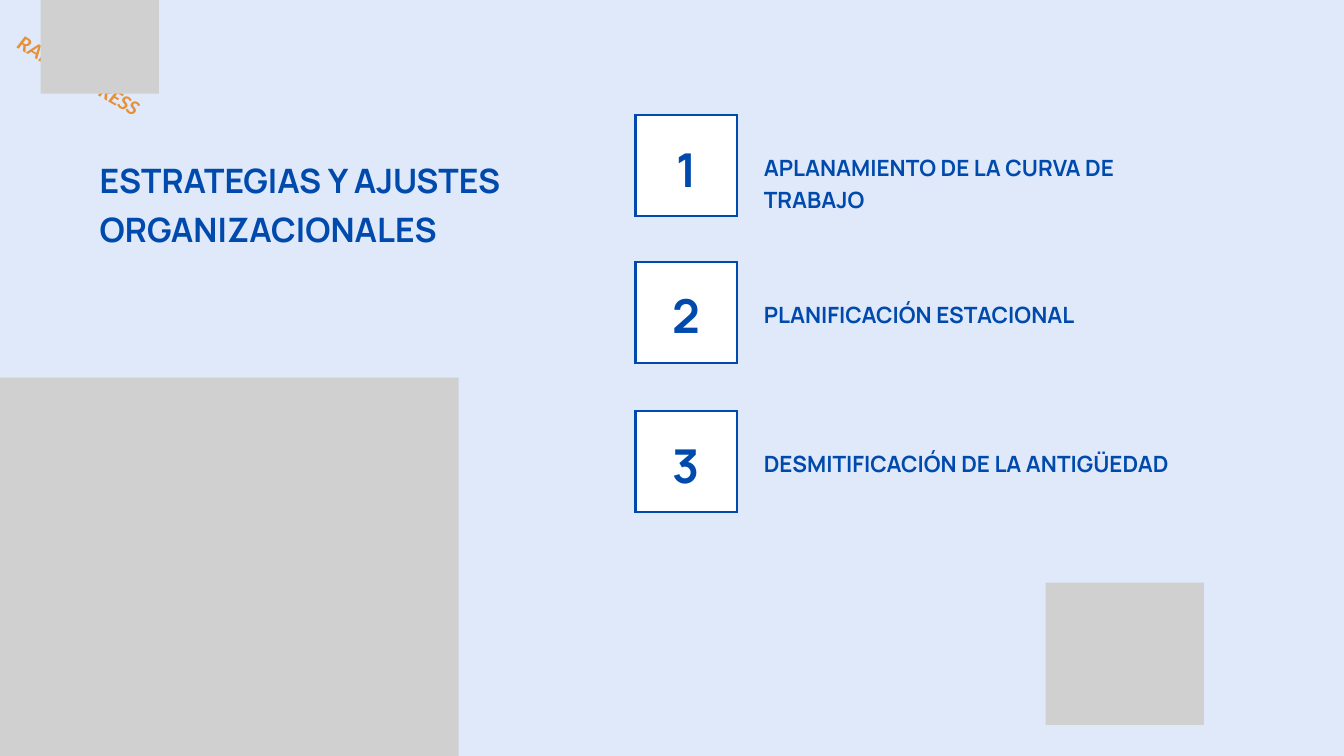
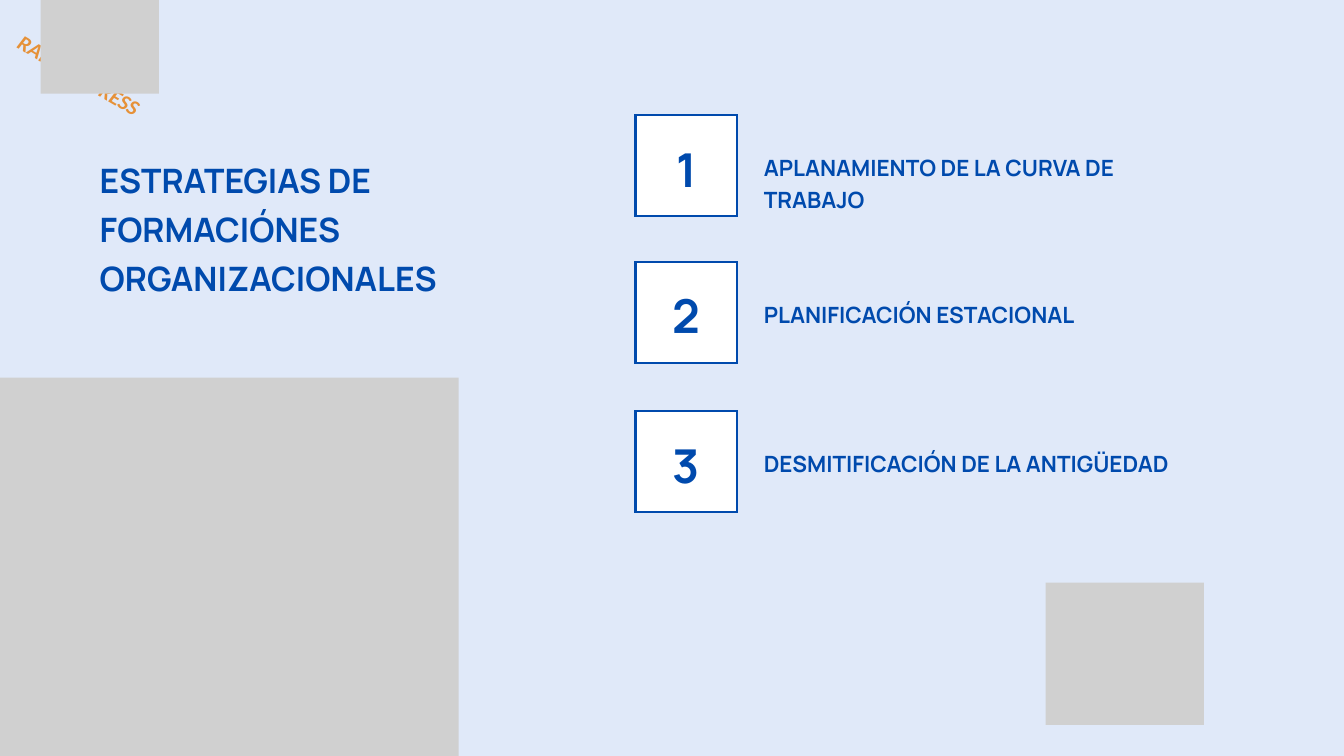
Before and after one commit to ITACADEMYprojectes/ProjecteData, a slide deck: slide 12 of Equip_28/Results/Analisis_PAP_and_ABL_RapidExpres_2026_11_05.pptx (slide 19 before the commit). Drawn at 1344x756 pixels with LibreOffice and Linux fonts; fonts in the diff are those of the drawing; grey boxes stand for pictures. Boxes give left, top, right and bottom in pixels: in the first picture for what was removed or moved away, otherwise in the second. Text is boxed around its words. In the diff, an @@ line names an element or a change of style, - is before the commit and + after.

```diff
--- a/Equip_28/Results/Analisis_PAP_and_ABL_RapidExpres_2026_11_05.pptx
+++ b/Equip_28/Results/Analisis_PAP_and_ABL_RapidExpres_2026_11_05.pptx
@@ text at (100, 168, 437, 292): text changed @@
-ESTRATEGIAS Y AJUSTES ORGANIZACIONALES
+ESTRATEGIAS DE FORMACIÓNES ORGANIZACIONALES
```
Also in this commit, not shown: 6 other slides changed.
